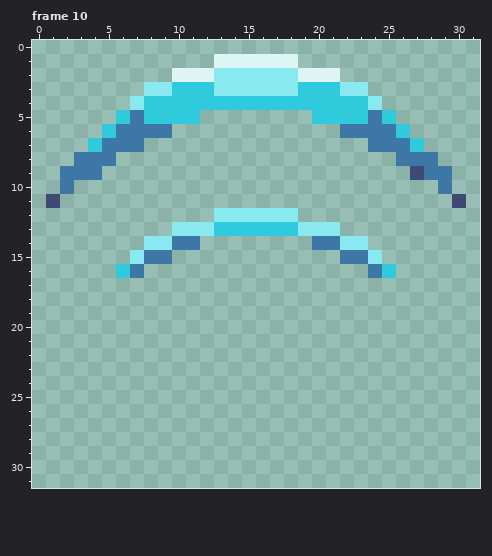
Edited in one commit: pixel-art file (Assets/Sprites/Bard/Abilities/barrier.aseprite). Above, as it was before the edit.
32x32 pixels, 12 frames. Shown: frame 10. The commit also changed other frames, which this record leaves out.
After:
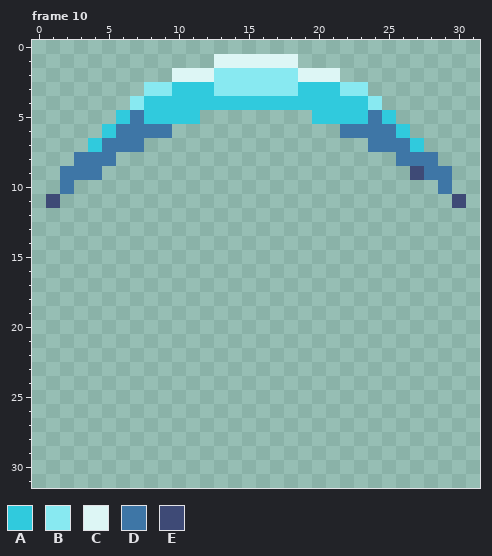
Palette (. is transparent): A #30cadd  B #88e9f1  C #ddf6f5  D #3e76a6  E #3e4a76
Changes in this commit:
layer "Signal" now hidden
Frame 10:
The author cleared colour A in row 13 at x 13 to 18; in row 16 at x 6 and 25.
The author cleared colour B in row 12 at x 13 to 18; in row 13 at x 10 to 12 and 19 to 21; in row 14 at x 8 to 9 and 22 to 23; in row 15 at x 7 and 24.
The author cleared colour D in row 14 at x 10 to 11 and 20 to 21; in row 15 at x 8 to 9 and 22 to 23; in row 16 at x 7 and 24.
Where, in picture pixels (left, top, right, bottom), the same in both pictures:
erased: (116, 208, 396, 278)
